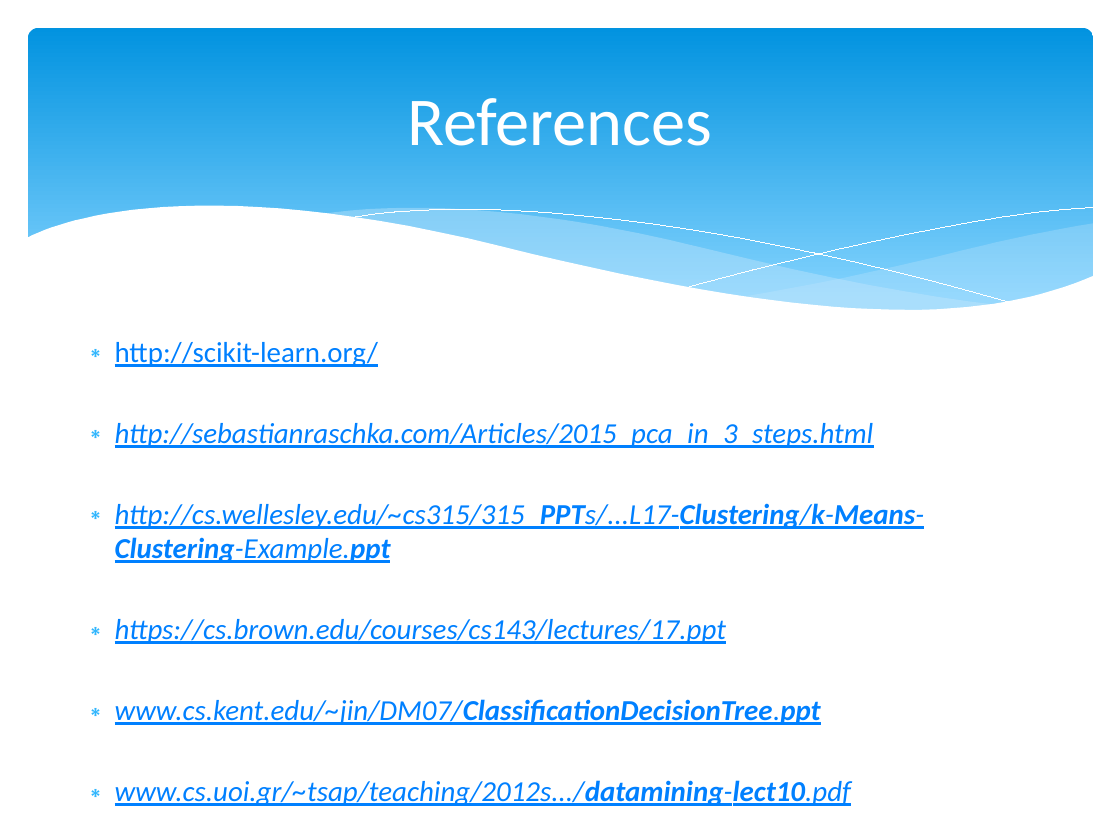
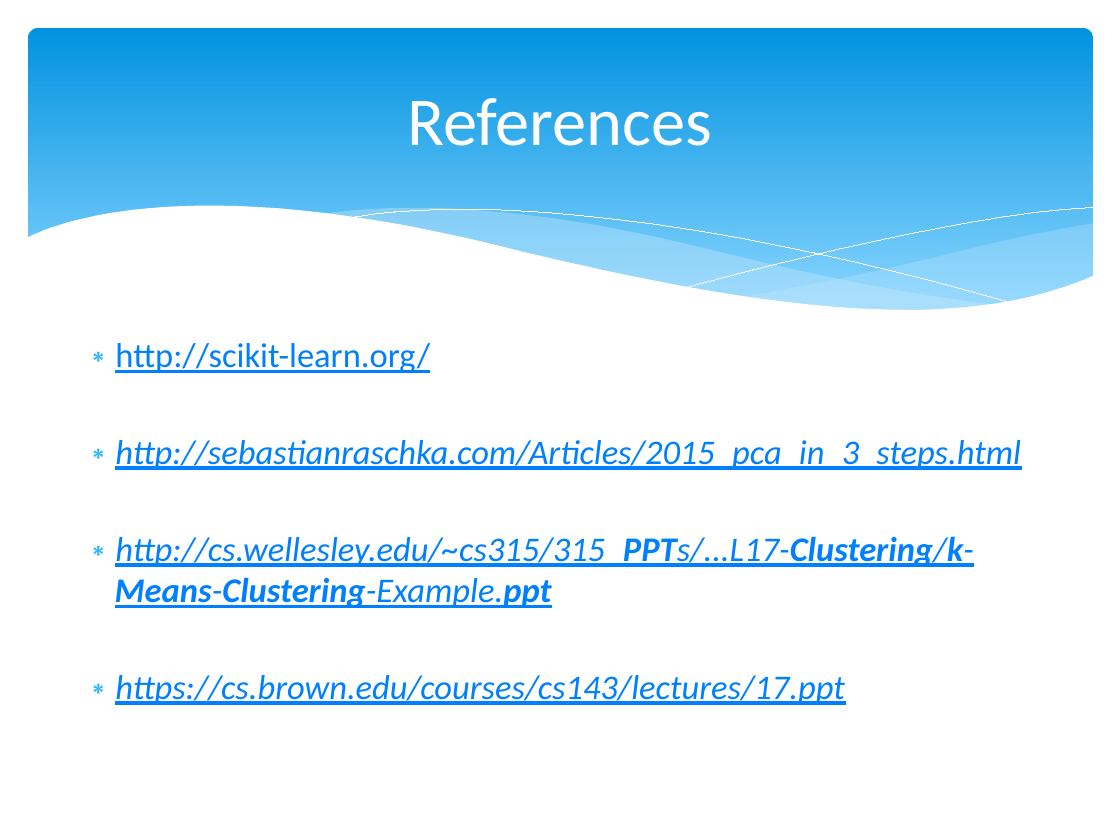
Before and after one commit to marcio-mourao/marcio-mourao.github.io, a slide deck: slide 13 of Machine_Learning_10-12-2016.pptx. Drawn at 1120x840 pixels with LibreOffice and Linux fonts; fonts in the diff are those of the drawing. Boxes give left, top, right and bottom in pixels: in the first picture for what was removed or moved away, otherwise in the second. Text is boxed around its words. In the diff, an @@ line names an element or a change of style, - is before the commit and + after.

```diff
--- a/Machine_Learning_10-12-2016.pptx
+++ b/Machine_Learning_10-12-2016.pptx
@@ text "http://scikit-learn.org/" at (115, 343, 1021, 705): size 18.6 to 22.2 pt @@
@@ text at (115, 699, 851, 806): paragraphs removed @@
-∗ www.cs.kent.edu/~jin/DM07/ClassificationDecisionTree.ppt
-∗ www.cs.uoi.gr/~tsap/teaching/2012s.../datamining-lect10.pdf
```
Also in this commit, not shown: 1 other file.
